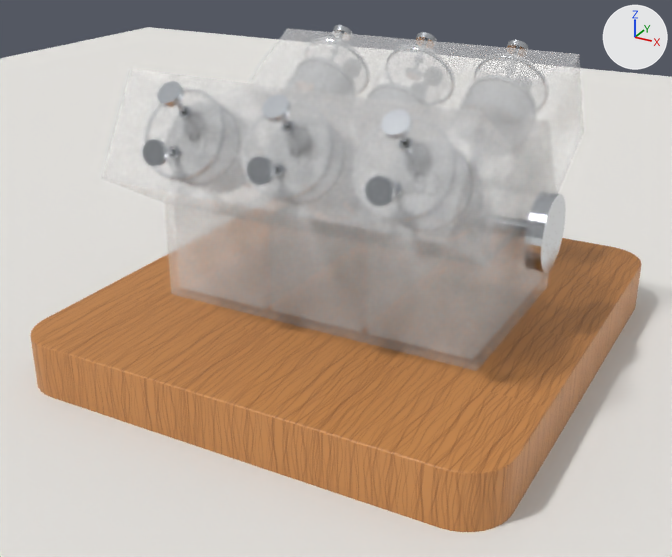
The Blender file Assets/Blender/World0_Scene2_engine/world0_scene_2_engine.blend as it was, and as the next commit left it.
The view is the same before and after, from a 50 mm lens placed at (3.09, -6.04, 3.48), pointed at (-0.07, -0.29, 0.61). Every picture has the same lights, and +X, +Y and +Z are marked at upper right. The older version comes first.

In view in the first picture: 'E01_plinth_mesh', 'E02_lower_case_mesh', 'E03_crankshaft_mesh', 'E04_upper_case_mesh', 'E05_bank_A_mesh', 'E06_bank_B_mesh', 'E14_head_B_discs', 'PreviewFloor' and 15 more.
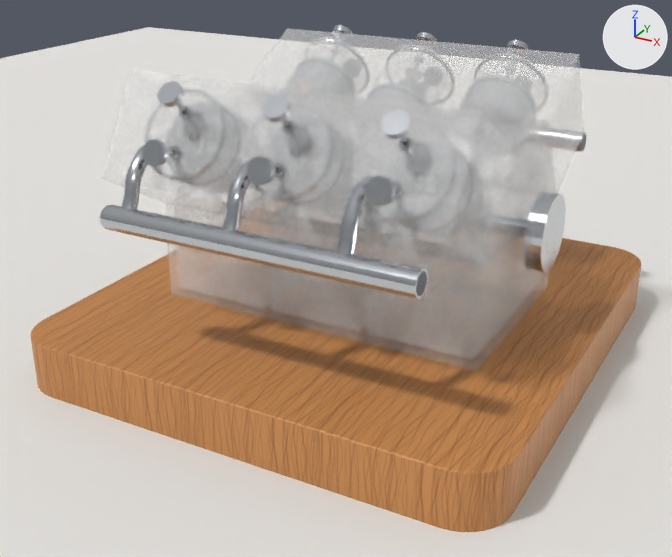
The change, as a diff of the scene's bpy script:
```diff
--- a/Assets/Blender/World0_Scene2_engine/world0_scene_2_engine.blend.py
+++ b/Assets/Blender/World0_Scene2_engine/world0_scene_2_engine.blend.py
@@ me_e16_exhaust_b_open_end @@
+me_e16_exhaust_b_open_end.from_pydata(...)  # a 32-sided cylinder along x spanning x 1.299..1.302, y 0.0292..0.1708, z 0.4292..0.5708
+me_e16_exhaust_b_open_end.materials.append(mat_dark)  # dark grey #55595f
@@ me_e16_exhaust_b_mesh @@
+me_e16_exhaust_b_mesh.from_pydata(...)  # 2760 vertices, 2638 faces; spans x -0.99..1.3, y 0.0..0.19, z -0.06..0.58
+me_e16_exhaust_b_mesh.materials.append(mat_chrome)  # light grey #c9cdd2
@@ me_e15_exhaust_a_open_end @@
+me_e15_exhaust_a_open_end.from_pydata(...)  # a 32-sided cylinder along x spanning x 1.499..1.502, y 0.0292..0.1708, z -0.5708..-0.4292
+me_e15_exhaust_a_open_end.materials.append(mat_dark)  # dark grey #55595f
@@ me_e15_exhaust_a_mesh @@
+me_e15_exhaust_a_mesh.from_pydata(...)  # 2760 vertices, 2638 faces; spans x -0.99..1.5, y 0.0..0.19, z -0.58..0.06
+me_e15_exhaust_a_mesh.materials.append(mat_chrome)  # light grey #c9cdd2
@@ ob_e16_exhaust_b_open_end @@
+ob_e16_exhaust_b_open_end = bpy.data.objects.new('E16_exhaust_B_open_end', me_e16_exhaust_b_open_end)
+ob_e16_exhaust_b_open_end.parent = ob_e16_exhaust_b
+ob_e16_exhaust_b_open_end.location = (0.0, 0.0, 0.0)
@@ ob_e16_exhaust_b @@
+ob_e16_exhaust_b = bpy.data.objects.new('E16_exhaust_B', None)
+ob_e16_exhaust_b.parent = ob_yup_root
+ob_e16_exhaust_b.location = (-0.07, 1.767, 1.332)
+ob_e16_exhaust_b.rotation_euler = (1.047, 0.0, 0.0)  # degrees (60, 0, 0)
@@ ob_e16_exhaust_b_mesh @@
+ob_e16_exhaust_b_mesh = bpy.data.objects.new('E16_exhaust_B_mesh', me_e16_exhaust_b_mesh)
+ob_e16_exhaust_b_mesh.parent = ob_e16_exhaust_b
+ob_e16_exhaust_b_mesh.location = (0.0, 0.0, 0.0)
@@ ob_e15_exhaust_a_open_end @@
+ob_e15_exhaust_a_open_end = bpy.data.objects.new('E15_exhaust_A_open_end', me_e15_exhaust_a_open_end)
+ob_e15_exhaust_a_open_end.parent = ob_e15_exhaust_a
+ob_e15_exhaust_a_open_end.location = (0.0, 0.0, 0.0)
@@ ob_e15_exhaust_a @@
+ob_e15_exhaust_a = bpy.data.objects.new('E15_exhaust_A', None)
+ob_e15_exhaust_a.parent = ob_yup_root
+ob_e15_exhaust_a.location = (-0.27, 1.767, -1.332)
+ob_e15_exhaust_a.rotation_euler = (-1.047, 0.0, 0.0)  # degrees (-60, 0, 0)
@@ ob_e15_exhaust_a_mesh @@
+ob_e15_exhaust_a_mesh = bpy.data.objects.new('E15_exhaust_A_mesh', me_e15_exhaust_a_mesh)
+ob_e15_exhaust_a_mesh.parent = ob_e15_exhaust_a
+ob_e15_exhaust_a_mesh.location = (0.0, 0.0, 0.0)
```

Location of each change, (x1, y1, x2, y2) in pixels of the pictures (672 x 557 px):
'E16_exhaust_B_mesh', added: after (100, 145, 428, 299)
'E16_exhaust_B_open_end', added: after (416, 271, 427, 296)
'E15_exhaust_A_mesh', added (mostly hidden): after (575, 132, 587, 152)
'E15_exhaust_A_open_end', added: after (581, 134, 586, 151)
